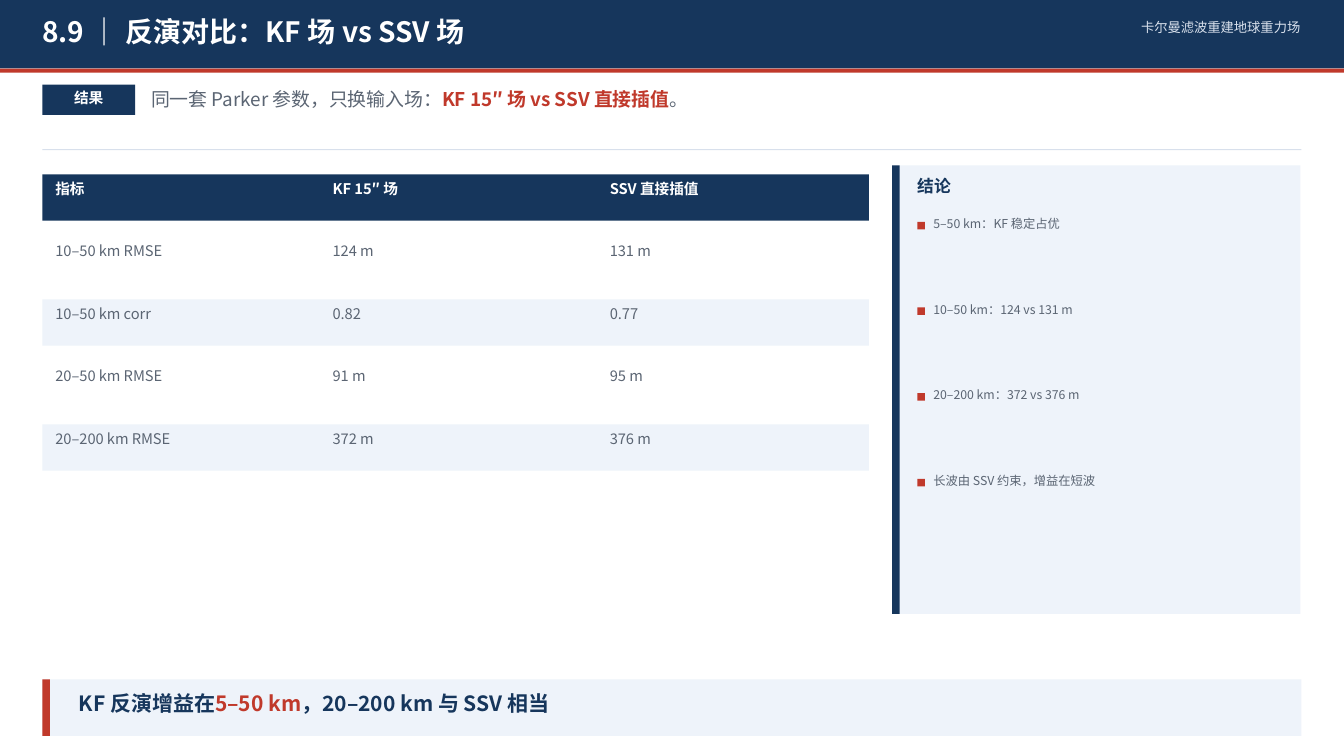
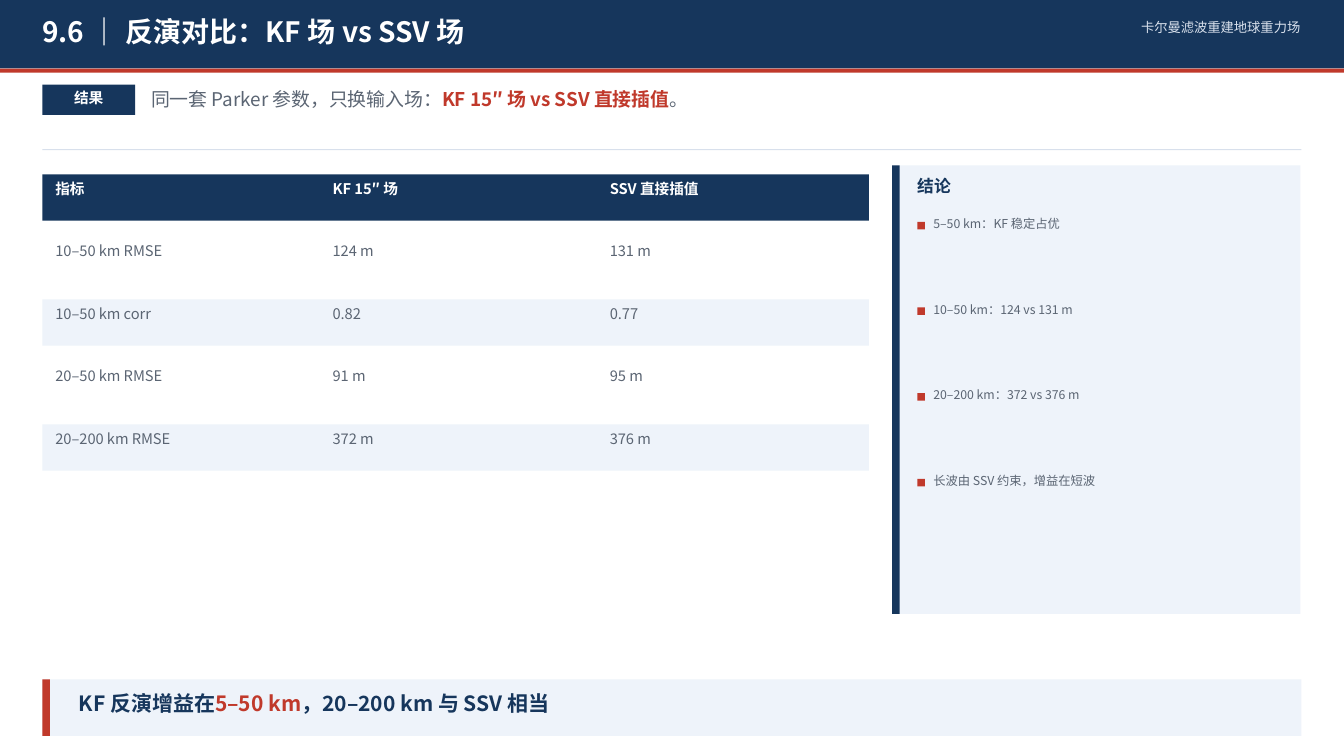
Before and after one commit to shuyunkai/kalman_gravity, a slide deck: slide 21 of ppt/卡尔曼滤波重建地球重力场_含研究内容.pptx. Drawn at 1344x756 pixels with LibreOffice and Linux fonts; fonts in the diff are those of the drawing. Boxes give left, top, right and bottom in pixels: in the first picture for what was removed or moved away, otherwise in the second. Text is boxed around its words. In the diff, an @@ line names an element or a change of style, - is before the commit and + after.

```diff
--- a/ppt/卡尔曼滤波重建地球重力场_含研究内容.pptx
+++ b/ppt/卡尔曼滤波重建地球重力场_含研究内容.pptx
@@ text at box(42, 18, 465, 45): text changed @@
-8.9 ｜ 反演对比：KF 场 vs SSV 场
+9.6 ｜ 反演对比：KF 场 vs SSV 场
```
Also in this commit, not shown: 8 other slides changed, 1 other file.
